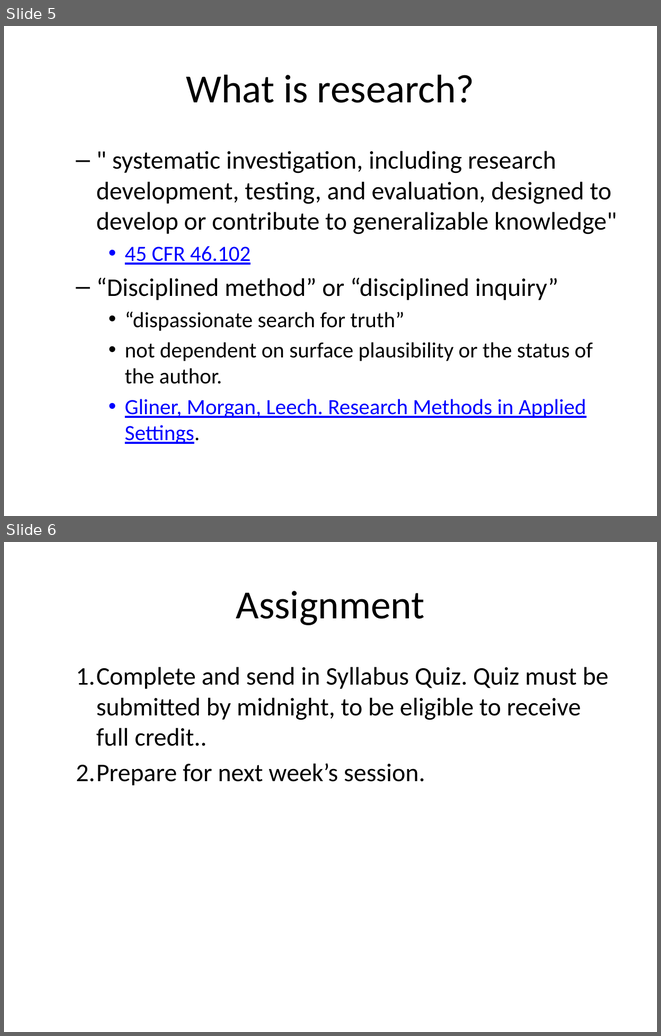
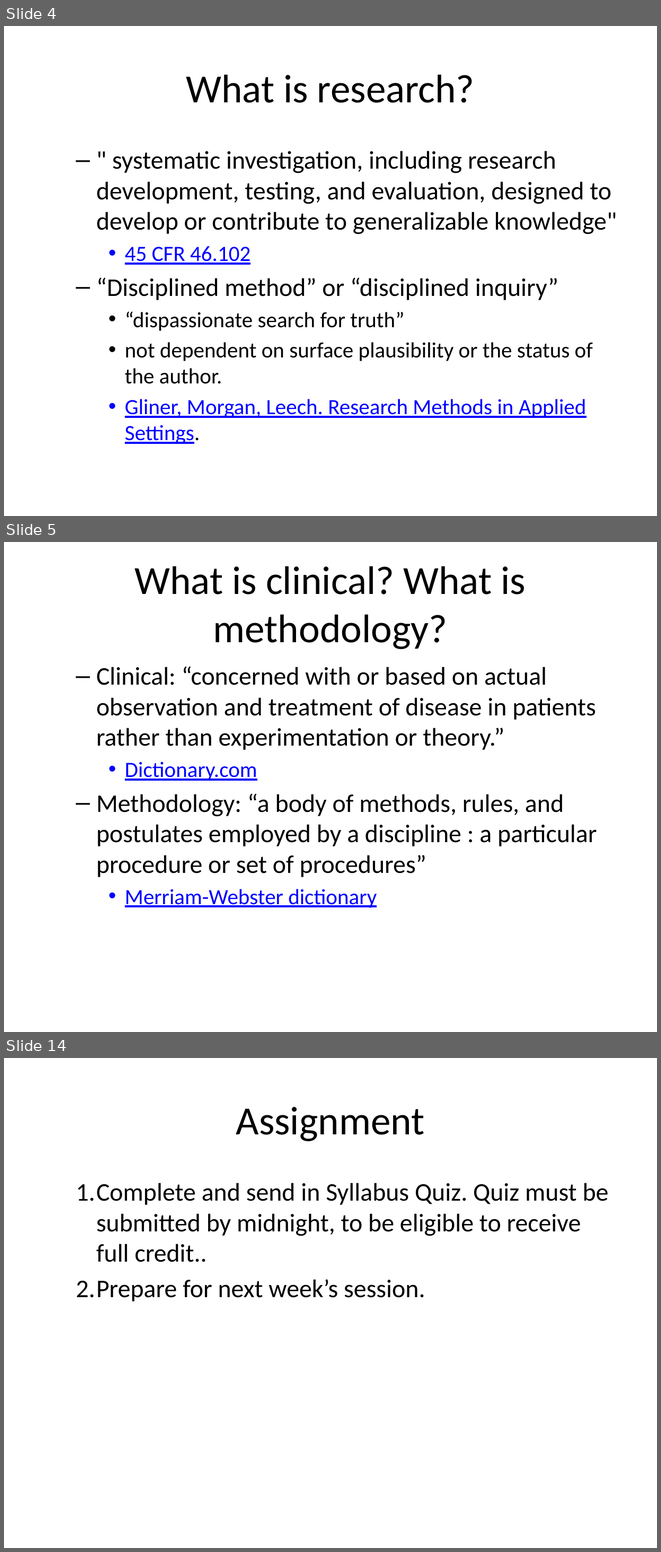
Before and after one commit to classes-medb/5510, a slide deck: src/video-1-introduction.pptx. Shown one above the other, each under a label of ours: slides 5 and 6 before the commit, slides 4, 5 and 14 after it; the slides between them are not shown. The pictures are 661x1036 and 661x1552 pixels, drawn with LibreOffice and Linux fonts; fonts in the diff are those of the drawing. Boxes give left, top, right and bottom in pixels: in the first picture for what was removed or moved away, otherwise in the second. Text is boxed around its words. In the diff, an @@ line names an element or a change of style, - is before the commit and + after.

```diff
--- a/src/video-1-introduction.pptx
+++ b/src/video-1-introduction.pptx
@@ slide 5 added at box(4, 542, 657, 1032), background #FFFFFF @@
@@ title added at box(134, 566, 526, 649), 44 pt, text #000000 @@
+What is clinical? What is methodology?
@@ text added at box(96, 666, 597, 908), 28 pt, text #000000 @@
+  – Clinical: “concerned with or based on actual observation and treatment of disease in patients rather than experimentation or theory.”
+    • Dictionary.com
+  – Methodology: “a body of methods, rules, and postulates employed by a discipline : a particular procedure or set of procedures”
+    • Merriam-Webster dictionary
@@ what was slide 5 is now slide 4 @@
@@ what was slide 6 is now slide 14 @@
```
Also in this commit, not shown: 1 slide changed, 8 other slides added, 1 slide removed, 3 other files.
